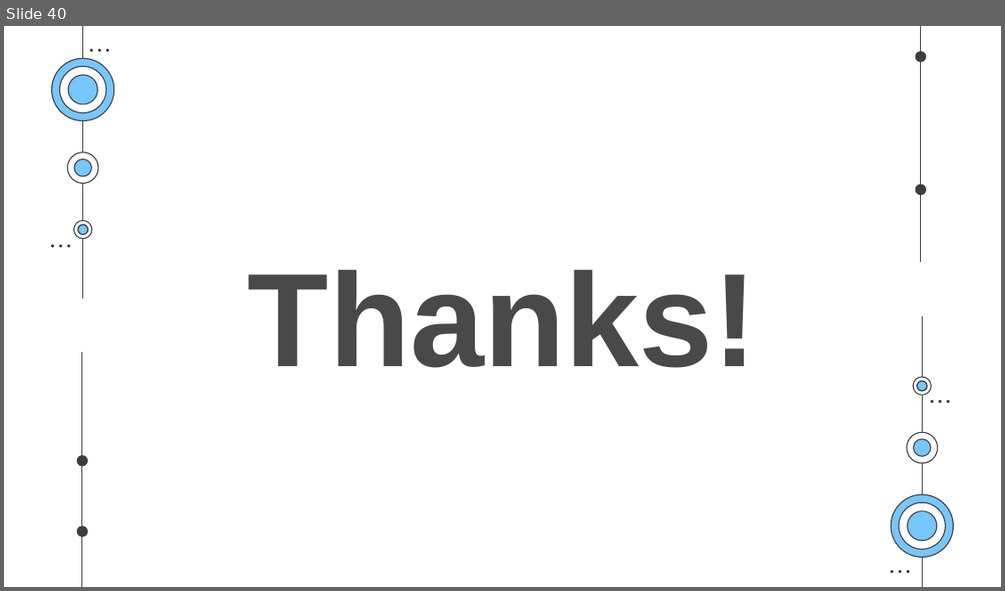
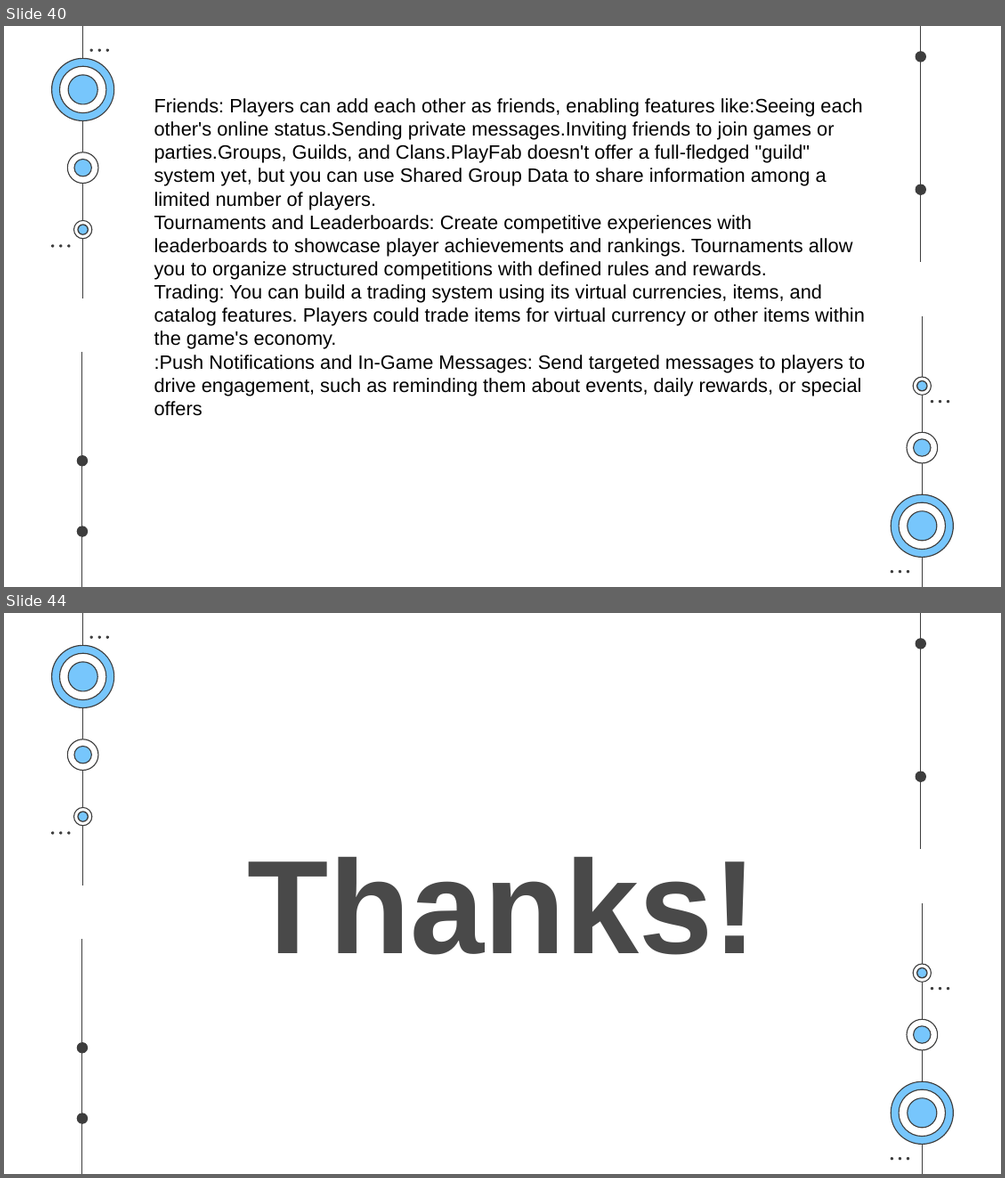
Before and after one commit to SaurabhYadav388/misc_works, a slide deck: Cloud_PPT/Shosau.pptx. Shown one above the other, each under a label of ours: slide 40 before the commit, slides 40 and 44 after it; the slides between them are not shown. The pictures are 1005x591 and 1005x1178 pixels, drawn with LibreOffice and Linux fonts; fonts in the diff are those of the drawing. Boxes give left, top, right and bottom in pixels: in the first picture for what was removed or moved away, otherwise in the second. Text is boxed around its words. In the diff, an @@ line names an element or a change of style, - is before the commit and + after.

```diff
--- a/Cloud_PPT/Shosau.pptx
+++ b/Cloud_PPT/Shosau.pptx
@@ slide 40 added at box(4, 26, 1001, 587), background #FFFFFF; not listed: 48 template elements that a slide beside it also shows @@
@@ text added at box(154, 98, 865, 416), 14 pt, text #000000 @@
+Friends: Players can add each other as friends, enabling features like:Seeing each other's online status.Sending private messages.Inviting friends to join games or parties.Groups, Guilds, and Clans.PlayFab doesn't offer a full-fledged "guild" system yet, but you can use Shared Group Data to share information among a limited number of players.
+Tournaments and Leaderboards: Create competitive experiences with leaderboards to showcase player achievements and rankings. Tournaments allow you to organize structured competitions with defined rules and rewards.
+Trading: You can build a trading system using its virtual currencies, items, and catalog features. Players could trade items for virtual currency or other items within the game's economy.
+:Push Notifications and In-Game Messages: Send targeted messages to players to drive engagement, such as reminding them about events, daily rewards, or special offers
@@ what was slide 40 is now slide 44 @@
```
Also in this commit, not shown: 4 slides changed, 4 other slides added, 1 slide removed.
